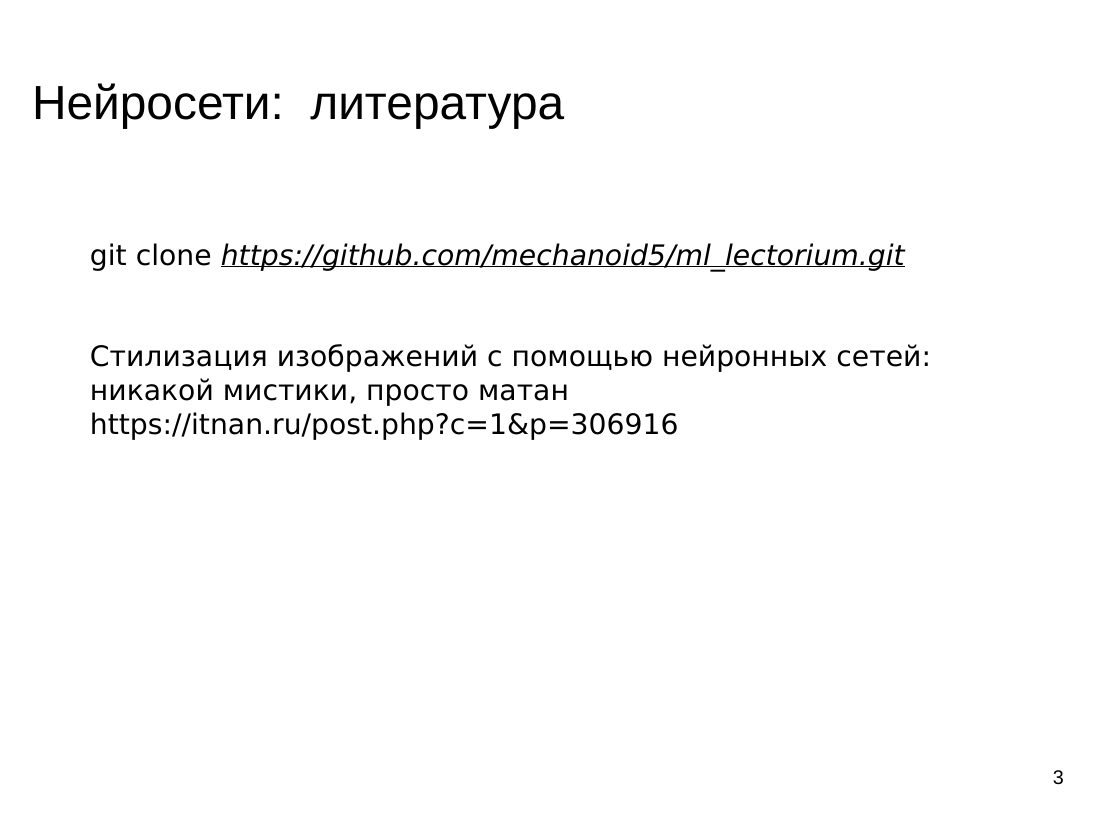
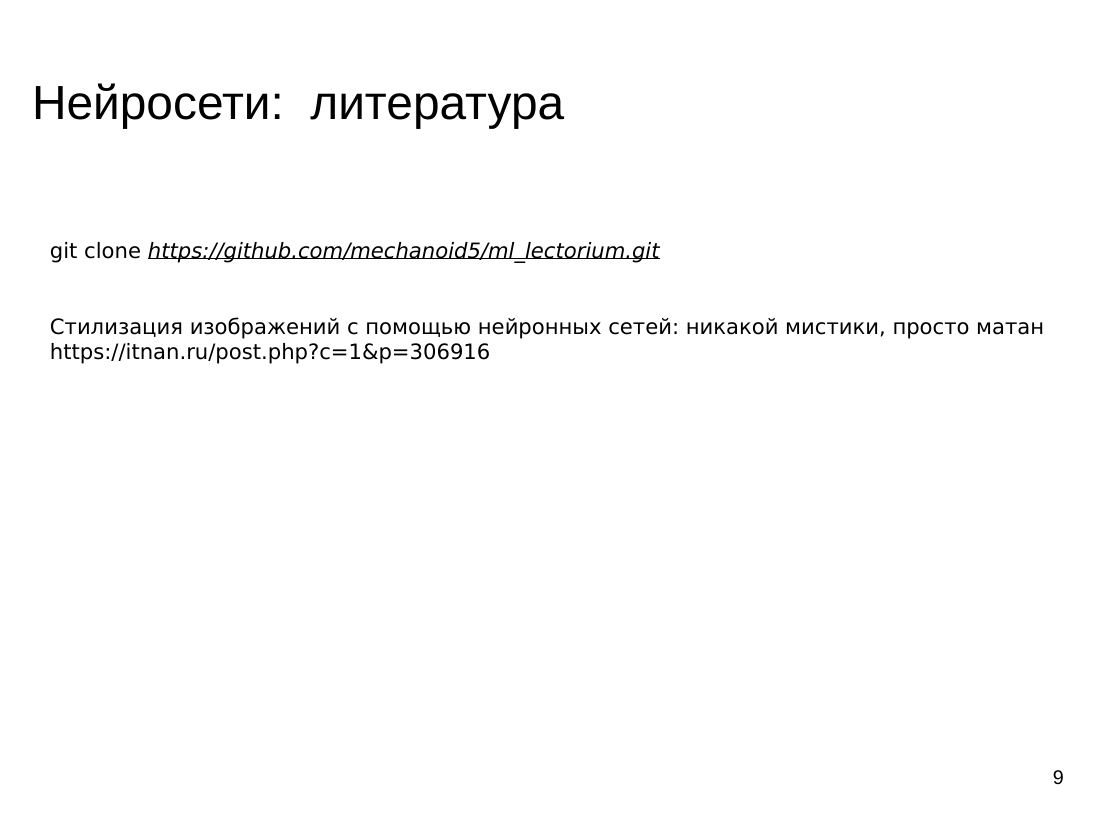
Before and after one commit to mechanoid5/ml_lectorium_legacy, a slide deck: slide 9 of 32-img-styling.odp (slide 3 before the commit). Drawn at 1120x840 pixels with LibreOffice and Linux fonts; fonts in the diff are those of the drawing; background and template pictures are left out. Boxes give left, top, right and bottom in pixels: in the first picture for what was removed or moved away, otherwise in the second. Text is boxed around its words. In the diff, an @@ line names an element or a change of style, - is before the commit and + after.

```diff
--- a/32-img-styling.odp
+++ b/32-img-styling.odp
@@ text "git clone https://github.com/mechanoid5/ml_lectorium.git": place and size @@
-text "git clone https://github.com/mechanoid5/ml_lectorium.git" at box(90, 243, 931, 440)
+text "git clone https://github.com/mechanoid5/ml_lectorium.git" at box(50, 242, 1044, 364)
@@ text "git clone https://github.com/mechanoid5/ml_lectorium.git" at box(50, 242, 1044, 364): size 20 to 15 pt @@
@@ page number at box(1053, 770, 1064, 784): text changed @@
-3
+9
```
Also in this commit, not shown: 6 slides added, 20 other files.
